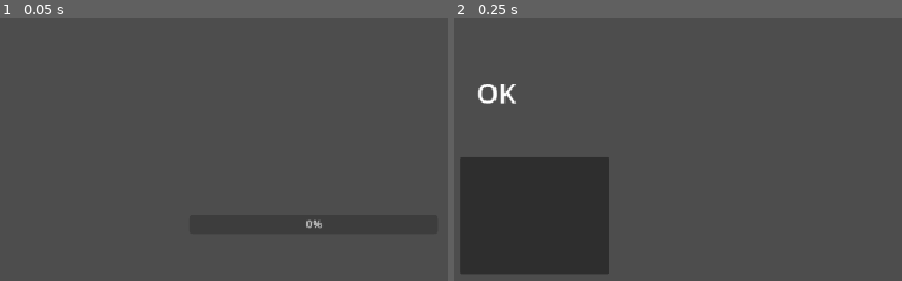
Above: before the commit, frames 1-2 (left to right).
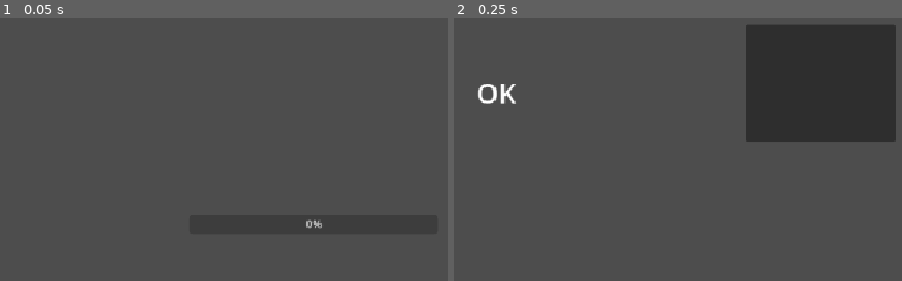
Above: after the commit, the same moments.

Repository: dao1701/android_base
Game: Godot game, scene res://loader.tscn
Same seed, same stepped clock (60 frames per second), same inputs: the game is played once before the commit and once after it.
Inputs:
- Up to frame 1 (0.05 s): no input
- Up to frame 2 (0.25 s): no input

Frame 1 is identical in both runs. In frame 2, 30% of the frame differs, in the area x 1-99%, y 2-98%.

Commit message:
Update PCK encryption process and adjust scene offsets

Diff:
--- a/loader.gd
+++ b/loader.gd
@@ -25,39 +25,94 @@
 
 
 func save(content):
-    var file = FileAccess.open("user://save_game.dat", FileAccess.WRITE)
+    var file: FileAccess = FileAccess.open("user://save_game.dat", FileAccess.WRITE)
     file.store_string(content)
 
 
 func load_data(path = "user://save_game.dat" ) -> String:
-    var file = FileAccess.open(path, FileAccess.READ)
+    var file: FileAccess = FileAccess.open(path, FileAccess.READ)
     if file == null: return ""
     var content: String = file.get_as_text()
     return content
 
+var aes = AESContext.new()
 
-func _ready():
+
+func hex_to_bytes(hex_string: String) -> PackedByteArray:
+    var bytes: PackedByteArray = PackedByteArray()
+    for i in range(0, hex_string.length(), 2):
+        var hex_byte: String = hex_string.substr(i, 2)
+        bytes.append(hex_byte.hex_to_int())
+    return bytes
+
+
+func decrypt_pck(encrypted_pck_path: String) -> bool:
+    # Check if source file exists
+    if not FileAccess.file_exists(encrypted_pck_path):
+        print("Error: Encrypted PCK file not found")
+        return false
+
+    var file: FileAccess = FileAccess.open(encrypted_pck_path, FileAccess.READ)
+    if file == null:
+        print("Error: Cannot open encrypted PCK file")
+        return false
+
+    var encrypted_data: PackedByteArray = file.get_buffer(file.get_length())
+    print("File size: ", file.get_length())
+    file.close()
+
+    # Convert hex strings to proper byte arrays
+    var key: PackedByteArray = hex_to_bytes("27abb669d265e96c62aa16d412ececb4820ba8ccd8267e76b34d1801856f8781")
+    var iv: PackedByteArray  = hex_to_bytes("be63253308a2b0811dd6b287ec1b0b36")
+
+    # Start AES decryption
+    var result = aes.start(AESContext.MODE_CBC_DECRYPT, key, iv)
+    if result != OK:
+        print("Error: Failed to start AES decryption")
+        return false
+
+    # Decrypt the data
+    var decrypted_data = aes.update(encrypted_data)
+
+    # Save decrypted PCK
+    file = FileAccess.open("user://temp.pck", FileAccess.WRITE)
+    if file == null:
+        print("Error: Cannot create temp PCK file")
+        return false
+
+    file.store_buffer(decrypted_data)
+    file.close()
+
+    # Load decrypted PCK
+    var load_result: bool = ProjectSettings.load_resource_pack("user://temp.pck")
+    if not load_result:
+        print("Error: Failed to load decrypted PCK")
+
+    return load_result
+
+
+func _ready() -> void:
     #load new version
     if OS.has_feature("editor"):
         await get_tree().create_timer(0.1).timeout
+        var check := decrypt_pck("res://project.encrypted.pck")
         get_tree().change_scene_to_file("res://src/main.tscn")
         return
-    var version     = self.load_data()
-    var path_pck    = "user://project.pck"
-    var new_version = await get_new_version()
+    var version: String  = self.load_data()
+    var path_pck: String = "user://project.encrypted.pck"
+    var new_version      = await get_new_version()
     if version != new_version:
         prints("No Patch")
         save(new_version)
-        download("https://github.com/dao1701/android_base/releases/latest/download/project.pck", path_pck)
+        download("https://github.com/dao1701/android_base/releases/latest/download/project.encrypted.pck", path_pck)
         var code = await load_finished
-        var file = FileAccess.open(path_pck, FileAccess.READ)
-        if file == null:
-            prints("No patch error")
-            get_tree().quit(0)
+        if code != OK:
+            prints("Download Failed")
+            return
     else:
         prints("Up to date")
-    var check = ProjectSettings.load_resource_pack(path_pck)
-    prints("Load PCK", check)
+    var check: bool = decrypt_pck(path_pck)
+    prints("Load PCK")
     get_tree().change_scene_to_file("res://src/main.tscn")
 
     print("OK")
@@ -66,7 +121,7 @@
 func get_new_version():
     download("https://github.com/dao1701/android_base/releases/latest/download/version.json", "user://patch.dat")
     await load_finished
-    var string  = self.load_data("user://patch.dat")
-    var version = JSON.parse_string(string)["commit"]
+    var string: String = self.load_data("user://patch.dat")
+    var version        = JSON.parse_string(string)["commit"]
     prints("Remote ", version)
     return version
--- a/src/main.tscn
+++ b/src/main.tscn
@@ -34,9 +34,9 @@
 anchor_top = 0.5
 anchor_right = 0.5
 anchor_bottom = 0.5
-offset_left = -447.0
-offset_top = 129.0
-offset_right = -232.0
-offset_bottom = 298.0
+offset_left = -35.0
+offset_top = -62.0
+offset_right = 180.0
+offset_bottom = 107.0
 grow_horizontal = 2
 grow_vertical = 2
Not shown, changed: .github/workflows/godot-pck.yml
Not shown, changed: .gitignore
